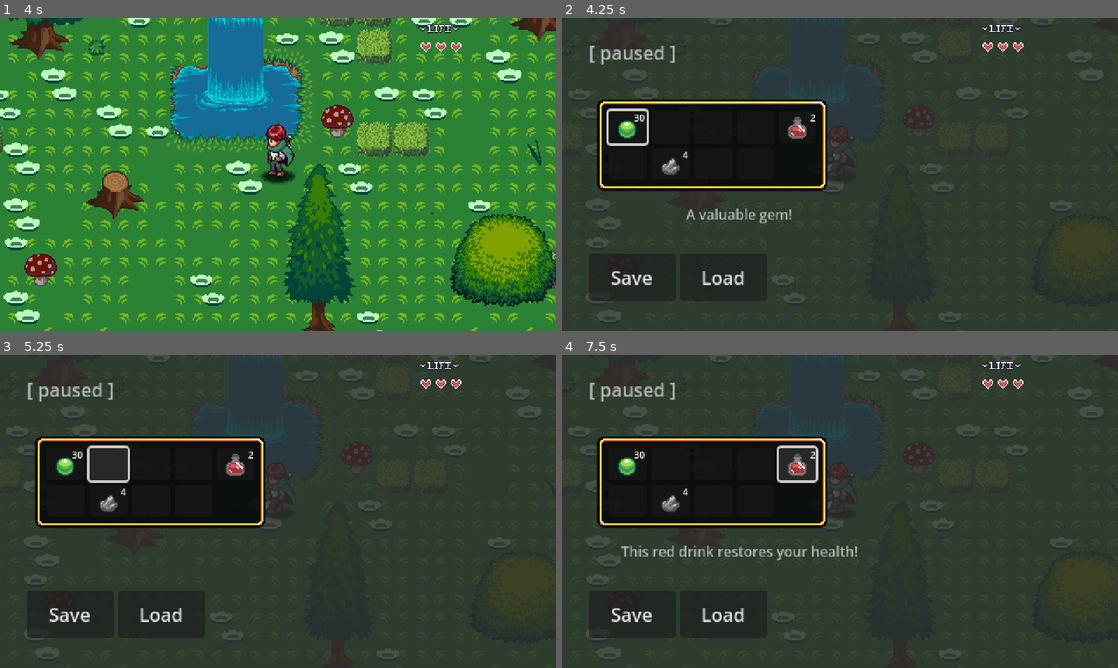
Above: before the commit, frames 1-4 (two rows, left to right).
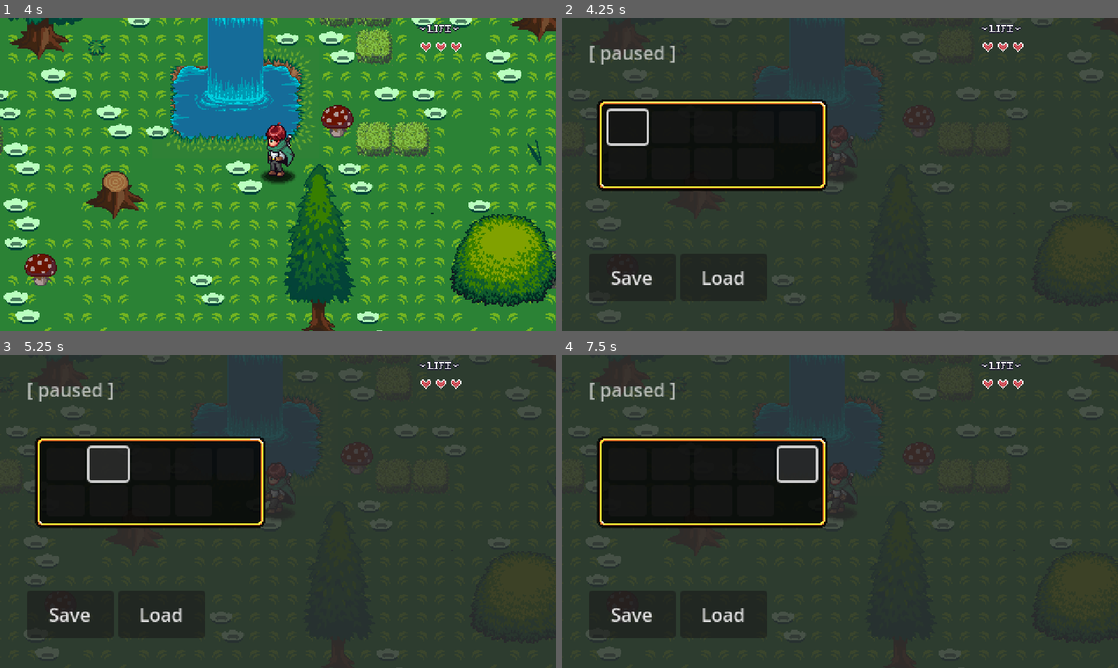
Above: after the commit, the same moments.

Repository: danny-mendoza1/Games
Game: Godot game, scene res://Levels/Area01/01.tscn
The game is run twice, just before and just after one commit, with the same random seed, the same clock (stepped at 60 frames per second) and the same inputs. Sound files missing from this copy of the repository are replaced by a short silence.
Inputs (mouse positions are in pixels of both pictures, inside the frame that each line leads up to):
- Up to frame 1 (4 s): tap Enter at 0.5 s; hold Right (right) 0.53-1.28 s; hold Z (attack) 0.53-1.28 s; hold Down (down) 1.28-2.03 s; tap Z (attack) at 1.35, 2.85 s; hold Right (right) 2.03-2.78 s; hold Z (attack) 2.03-2.78 s; hold Up (up) 2.78-3.53 s; hold Left (left) from 3.53 s (still down); hold Z (attack) from 3.53 s (still down)
- Up to frame 2 (4.25 s): keep holding Left (left); keep holding Z (attack); tap Escape (pause) at 4.15 s
- Up to frame 3 (5.25 s): release Left (left) at 4.25 s; release Z (attack) at 4.25 s; click (66, 464) at 4.25 s; click (105, 464) at 5.02 s
- Up to frame 4 (7.5 s): click (712, 464) at 5.77 s; click (756, 464) at 6.52 s; click (795, 464) at 7.27 s

Frame 1 is identical in both runs. In frame 2, 0.8% of the frame differs, in the area x 10-46%, y 30-66%; in frame 3, 0.5%; in frame 4, 1.2%, in the area x 10-54%, y 30-66%.

Commit message:
items can now be used with effects added apple resource

Diff:
--- a/aarpg/00_Globals/global_player_manager.gd
+++ b/aarpg/00_Globals/global_player_manager.gd
@@ -1,6 +1,7 @@
 extends Node
 
 const PLAYER = preload("res://Player/player.tscn")
+const INVENTORY_DATA: InventoryData = preload("res://GUI/pause_menu/inventory/player_inventory.tres")
 
 var player : Player
 var player_spawned: bool = false
--- a/aarpg/GUI/pause_menu/inventory/player_inventory.tres
+++ b/aarpg/GUI/pause_menu/inventory/player_inventory.tres
@@ -1,26 +1,8 @@
-[gd_resource type="Resource" script_class="InventoryData" load_steps=9 format=3 uid="uid://bxnvrqsw6gv5k"]
+[gd_resource type="Resource" script_class="InventoryData" load_steps=3 format=3 uid="uid://bxnvrqsw6gv5k"]
 
 [ext_resource type="Script" path="res://GUI/pause_menu/inventory/scripts/inventory_data.gd" id="1_4vo13"]
 [ext_resource type="Script" path="res://GUI/pause_menu/inventory/scripts/slot_data.gd" id="2_khkk0"]
-[ext_resource type="Resource" uid="uid://c4vb3fw8h3fro" path="res://Items/gem.tres" id="3_iq7rw"]
-[ext_resource type="Resource" uid="uid://cs1bmiubf4vpp" path="res://Items/potion.tres" id="4_rvp7e"]
-[ext_resource type="Resource" uid="uid://b6q330e10ds5n" path="res://Items/stone.tres" id="5_yk07u"]
-
-[sub_resource type="Resource" id="Resource_woewb"]
-script = ExtResource("2_khkk0")
-item_data = ExtResource("3_iq7rw")
-quantity = 30
-
-[sub_resource type="Resource" id="Resource_hvqyo"]
-script = ExtResource("2_khkk0")
-item_data = ExtResource("4_rvp7e")
-quantity = 2
-
-[sub_resource type="Resource" id="Resource_7648y"]
-script = ExtResource("2_khkk0")
-item_data = ExtResource("5_yk07u")
-quantity = 4
 
 [resource]
 script = ExtResource("1_4vo13")
-slots = Array[ExtResource("2_khkk0")]([SubResource("Resource_woewb"), null, null, null, SubResource("Resource_hvqyo"), null, SubResource("Resource_7648y"), null, null])
+slots = Array[ExtResource("2_khkk0")]([null, null, null, null, null, null, null, null, null])
--- a/aarpg/GUI/pause_menu/inventory/scripts/inventory_data.gd
+++ b/aarpg/GUI/pause_menu/inventory/scripts/inventory_data.gd
@@ -3,5 +3,44 @@
 @export var slots: Array[SlotData]
 
 
-func add_item() -> void:
+func _init() -> void:
+	connect_slots()
 	pass
+
+
+
+
+func add_item(item: ItemData, count: int = 1) -> bool:
+	for slot in slots:
+		if slot:
+			#pick up a potion with a potion in your inventory
+			if slot.item_data == item:
+				slot.quantity += count
+				return true
+
+	for index in slots.size():
+		# adding an item when you don't have one
+		if slots[index] == null:
+			var new = SlotData.new()
+			new.item_data = item
+			new.quantity = count
+			slots[index] = new
+			new.changed.connect(slot_changed)
+			return true
+	print("inventory was full")
+	return false
+
+func connect_slots() -> void:
+	for slot in slots:
+		if slot:
+			slot.changed.connect(slot_changed)
+
+func slot_changed() -> void:
+	for slot in slots:
+		if slot:
+			if slot.quantity < 1:
+				slot.changed.disconnect(slot_changed)
+				var index = slots.find(slot)
+				slots[index] = null
+				emit_changed()
+	pass
--- a/aarpg/GUI/pause_menu/inventory/scripts/inventory_slot_ui.gd
+++ b/aarpg/GUI/pause_menu/inventory/scripts/inventory_slot_ui.gd
@@ -12,6 +12,7 @@
 	label.text = ""
 	focus_entered.connect(item_focused)
 	focus_exited.connect(item_unfocused)
+	pressed.connect(item_pressed)
 
 
 func set_slot_data(value: SlotData) -> void:
@@ -30,3 +31,13 @@
 func item_unfocused() -> void:
 	PauseMenu.update_item_description("")
 	pass
+
+func item_pressed() -> void:
+	if slot_data:
+		if slot_data.item_data:
+			var was_used = slot_data.item_data.use()
+			if was_used == false:
+				return
+			slot_data.quantity -= 1
+			label.text = str(slot_data.quantity)
+	pass
--- a/aarpg/GUI/pause_menu/inventory/scripts/inventory_ui.gd
+++ b/aarpg/GUI/pause_menu/inventory/scripts/inventory_ui.gd
@@ -1,6 +1,8 @@
 class_name InventoryUI extends Control
 
 const INVENTORY_SLOT = preload("res://GUI/pause_menu/inventory/inventory_slot.tscn")
+
+var focus_index: int = 0
 
 @export var data: InventoryData
 
@@ -8,15 +10,31 @@
 func _ready() -> void:
 	PauseMenu.shown.connect(update_inventory)
 	PauseMenu.hidden.connect(clear_inventory)
+	data.changed.connect(on_inventory_changed)
 	pass
 
 func clear_inventory() -> void:
 	for child in get_children():
 		child.queue_free()
 
-func update_inventory() -> void:
+func update_inventory(i: int = 0) -> void:
 	for slot in data.slots:
 		var new_slot = INVENTORY_SLOT.instantiate()
 		add_child(new_slot)
 		new_slot.slot_data = slot
-	get_child(0).grab_focus()
+		new_slot.focus_entered.connect(item_focused)
+
+	await get_tree().process_frame
+	get_child(i).grab_focus()
+
+func item_focused() -> void:
+	for i in get_child_count():
+		if get_child(i).has_focus():
+			focus_index = i
+			return
+	pass
+
+func on_inventory_changed() -> void:
+	var i = focus_index
+	clear_inventory()
+	update_inventory(i)
--- a/aarpg/GUI/pause_menu/inventory/scripts/slot_data.gd
+++ b/aarpg/GUI/pause_menu/inventory/scripts/slot_data.gd
@@ -1,4 +1,10 @@
 class_name SlotData extends Resource
 
 @export var item_data: ItemData
-@export var quantity: int = 0
+@export var quantity: int = 0 : set = set_quantity
+
+
+func set_quantity(value: int) -> void:
+	quantity = value
+	if quantity < 1:
+		emit_changed()
--- a/aarpg/GUI/pause_menu/pause_menu.gd
+++ b/aarpg/GUI/pause_menu/pause_menu.gd
@@ -3,6 +3,7 @@
 signal shown
 signal hidden
 
+@onready var audio_stream_player: AudioStreamPlayer = $Control/AudioStreamPlayer
 @onready var button_save: Button = $Control/HBoxContainer/Button_Save
 @onready var button_load: Button = $Control/HBoxContainer/Button_Load
 @onready var item_description: Label = $Control/ItemDescription
@@ -59,3 +60,8 @@
 
 func update_item_description(new_text: String) -> void:
 	item_description.text = new_text
+
+
+func play_audio(audio: AudioStream ) -> void:
+	audio_stream_player.stream = audio
+	audio_stream_player.play()
--- a/aarpg/GUI/pause_menu/pause_menu.tscn
+++ b/aarpg/GUI/pause_menu/pause_menu.tscn
@@ -73,7 +73,6 @@
 grow_horizontal = 2
 grow_vertical = 2
 theme_override_font_sizes/font_size = 12
-text = "This red drink restores your health!"
 horizontal_alignment = 1
 autowrap_mode = 2
 
@@ -139,3 +138,6 @@
 custom_minimum_size = Vector2(75, 0)
 layout_mode = 2
 text = "Load"
+
+[node name="AudioStreamPlayer" type="AudioStreamPlayer" parent="Control"]
+max_polyphony = 4
--- /dev/null
+++ b/aarpg/Items/apple.tres
@@ -0,0 +1,24 @@
+[gd_resource type="Resource" script_class="ItemData" load_steps=8 format=3 uid="uid://b4hc8ybgq3x6"]
+
+[ext_resource type="Script" path="res://Items/item_effects/item_effect.gd" id="1_4ht7b"]
+[ext_resource type="Script" path="res://Items/scripts/item_data.gd" id="2_1tehk"]
+[ext_resource type="AudioStream" uid="uid://bks2v8gk0yvj8" path="res://Items/item_effects/hp-up.wav" id="2_r4o1s"]
+[ext_resource type="Script" path="res://Items/item_effects/item_effect_heal.gd" id="3_i8mes"]
+[ext_resource type="Texture2D" uid="uid://jpu2hctfrext" path="res://Items/sprites/items.png" id="3_y2633"]
+
+[sub_resource type="Resource" id="Resource_8yii5"]
+script = ExtResource("3_i8mes")
+heal_amount = 1
+audio = ExtResource("2_r4o1s")
+use_description = ""
+
+[sub_resource type="AtlasTexture" id="AtlasTexture_3bcrt"]
+atlas = ExtResource("3_y2633")
+region = Rect2(192, 0, 32, 32)
+
+[resource]
+script = ExtResource("2_1tehk")
+name = "Apple"
+description = "A delicious red apple!"
+texture = SubResource("AtlasTexture_3bcrt")
+effects = Array[ExtResource("1_4ht7b")]([SubResource("Resource_8yii5")])
--- /dev/null
+++ b/aarpg/Items/item_effects/item_effect.gd
@@ -0,0 +1,6 @@
+class_name ItemEffect extends Resource
+
+@export var use_description: String
+
+func use() -> void:
+	pass
--- /dev/null
+++ b/aarpg/Items/item_effects/item_effect_heal.gd
@@ -0,0 +1,9 @@
+class_name ItemEffectHeal extends ItemEffect
+
+@export var heal_amount : int = 1
+@export var audio : AudioStream
+
+
+func use() -> void:
+	PlayerManager.player.update_hp(heal_amount)
+	PauseMenu.play_audio(audio)
--- /dev/null
+++ b/aarpg/Items/item_pickup/item_pickup.gd
@@ -0,0 +1,41 @@
+@tool
+class_name ItemPickup extends Node2D
+
+@export var item_data: ItemData : set = _set_item_data
+
+@onready var area_2d: Area2D = $Area2D
+@onready var sprite_2d: Sprite2D = $Sprite2D
+@onready var audio_stream_player_2d: AudioStreamPlayer2D = $AudioStreamPlayer2D
+
+
+func _ready() -> void:
+	_update_texture()
+	if Engine.is_editor_hint():
+		return
+	area_2d.body_entered.connect(_on_body_entered)
+
+func _on_body_entered(body) -> void:
+	if body is Player:
+		if item_data:
+			if PlayerManager.INVENTORY_DATA.add_item(item_data) == true:
+				item_picked_up()
+	pass
+
+func item_picked_up() -> void:
+	area_2d.body_entered.disconnect(_on_body_entered)
+	audio_stream_player_2d.play()
+	visible = false
+	await audio_stream_player_2d.finished
+	queue_free()
+	pass
+
+
+func _set_item_data(value: ItemData) -> void:
+	item_data = value
+	_update_texture()
+	pass
+
+func _update_texture() -> void:
+	if item_data and sprite_2d:
+		sprite_2d.texture = item_data.texture
+	pass
--- /dev/null
+++ b/aarpg/Items/item_pickup/item_pickup.tscn
@@ -0,0 +1,19 @@
+[gd_scene load_steps=4 format=3 uid="uid://cfljx4skkawmv"]
+
+[ext_resource type="Script" path="res://Items/item_pickup/item_pickup.gd" id="1_q2j28"]
+[ext_resource type="AudioStream" uid="uid://cd727hjl76y21" path="res://Items/item_pickup/item_pickup.wav" id="2_7cwof"]
+
+[sub_resource type="CircleShape2D" id="CircleShape2D_3r23e"]
+
+[node name="ItemPickup" type="Node2D"]
+script = ExtResource("1_q2j28")
+
+[node name="Area2D" type="Area2D" parent="."]
+
+[node name="CollisionShape2D" type="CollisionShape2D" parent="Area2D"]
+shape = SubResource("CircleShape2D_3r23e")
+
+[node name="Sprite2D" type="Sprite2D" parent="."]
+
+[node name="AudioStreamPlayer2D" type="AudioStreamPlayer2D" parent="."]
+stream = ExtResource("2_7cwof")
--- a/aarpg/Items/potion.tres
+++ b/aarpg/Items/potion.tres
@@ -1,7 +1,16 @@
-[gd_resource type="Resource" script_class="ItemData" load_steps=4 format=3 uid="uid://cs1bmiubf4vpp"]
+[gd_resource type="Resource" script_class="ItemData" load_steps=8 format=3 uid="uid://cs1bmiubf4vpp"]
 
 [ext_resource type="Script" path="res://Items/scripts/item_data.gd" id="1_pi575"]
+[ext_resource type="Script" path="res://Items/item_effects/item_effect.gd" id="1_vf2ni"]
+[ext_resource type="Script" path="res://Items/item_effects/item_effect_heal.gd" id="2_1i2oq"]
 [ext_resource type="Texture2D" uid="uid://jpu2hctfrext" path="res://Items/sprites/items.png" id="2_m1p36"]
+[ext_resource type="AudioStream" uid="uid://bks2v8gk0yvj8" path="res://Items/item_effects/hp-up.wav" id="3_v5v1x"]
+
+[sub_resource type="Resource" id="Resource_5tvxk"]
+script = ExtResource("2_1i2oq")
+heal_amount = 2
+audio = ExtResource("3_v5v1x")
+use_description = ""
 
 [sub_resource type="AtlasTexture" id="AtlasTexture_vuxon"]
 atlas = ExtResource("2_m1p36")
@@ -12,3 +21,4 @@
 name = "Potion"
 description = "This red drink restores your health!"
 texture = SubResource("AtlasTexture_vuxon")
+effects = Array[ExtResource("1_vf2ni")]([SubResource("Resource_5tvxk")])
--- a/aarpg/Items/scripts/item_data.gd
+++ b/aarpg/Items/scripts/item_data.gd
@@ -3,3 +3,15 @@
 @export var name: String = ""
 @export_multiline var description: String = ""
 @export var texture: Texture2D
+
+@export_category("Item Use Effects")
+@export var effects: Array[ItemEffect]
+
+func use() -> bool:
+	if effects.size() == 0:
+		return false
+
+	for effect in effects:
+		if effect:
+			effect.use()
+	return true
--- a/aarpg/Levels/Area01/02.tscn
+++ b/aarpg/Levels/Area01/02.tscn
@@ -1,10 +1,15 @@
-[gd_scene load_steps=6 format=3 uid="uid://jbhmrfnlcf03"]
+[gd_scene load_steps=11 format=3 uid="uid://jbhmrfnlcf03"]
 
 [ext_resource type="Script" path="res://Levels/scripts/level.gd" id="1_5hy8y"]
 [ext_resource type="PackedScene" uid="uid://bb2i1qhd6s0vp" path="res://Tile Maps/grass-01.tscn" id="1_g8wlm"]
 [ext_resource type="PackedScene" uid="uid://c6ude3pomssnn" path="res://Props/Plants/plant.tscn" id="2_f7phn"]
 [ext_resource type="PackedScene" uid="uid://b5wx3kyu78g4n" path="res://Levels/player_spawn.tscn" id="3_26wo4"]
 [ext_resource type="PackedScene" uid="uid://604biqe2h1gg" path="res://Levels/level_transition.tscn" id="5_aqlst"]
+[ext_resource type="PackedScene" uid="uid://cfljx4skkawmv" path="res://Items/item_pickup/item_pickup.tscn" id="6_f860f"]
+[ext_resource type="Resource" uid="uid://c4vb3fw8h3fro" path="res://Items/gem.tres" id="7_8mqc2"]
+[ext_resource type="Resource" uid="uid://cs1bmiubf4vpp" path="res://Items/potion.tres" id="8_oyxkh"]
+[ext_resource type="Resource" uid="uid://b6q330e10ds5n" path="res://Items/stone.tres" id="9_xm4nt"]
+[ext_resource type="Resource" uid="uid://b4hc8ybgq3x6" path="res://Items/apple.tres" id="10_mjhye"]
 
 [node name="02" type="Node2D"]
 script = ExtResource("1_5hy8y")
@@ -37,3 +42,19 @@
 position = Vector2(224, -64)
 level = "res://Levels/Area01/01.tscn"
 side = 2
+
+[node name="ItemPickup" parent="." instance=ExtResource("6_f860f")]
+position = Vector2(45, 200)
+item_data = ExtResource("7_8mqc2")
+
+[node name="ItemPickup2" parent="." instance=ExtResource("6_f860f")]
+position = Vector2(95, 201)
+item_data = ExtResource("8_oyxkh")
+
+[node name="ItemPickup3" parent="." instance=ExtResource("6_f860f")]
+position = Vector2(154, 197)
+item_data = ExtResource("9_xm4nt")
+
+[node name="ItemPickup4" parent="." instance=ExtResource("6_f860f")]
+position = Vector2(200, 213)
+item_data = ExtResource("10_mjhye")
Not shown, added: aarpg/Items/item_effects/hp-up.wav.import
Not shown, added: aarpg/Items/item_pickup/item_pickup.wav.import
Not shown, added: aarpg/Items/item_effects/hp-up.wav
Not shown, added: aarpg/Items/item_pickup/item_pickup.wav
